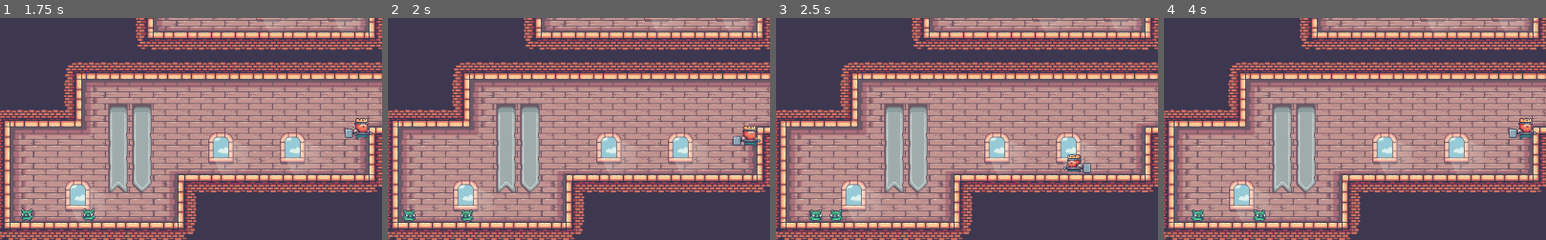
Above: before the commit, frames 1-4 (left to right).
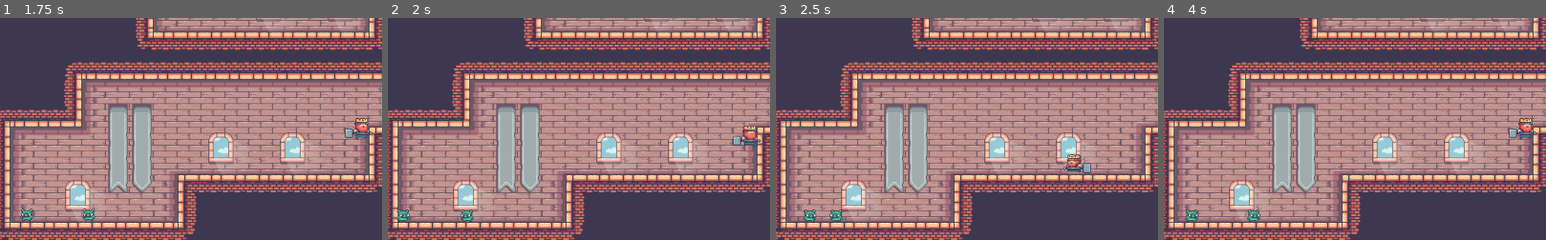
Above: after the commit, the same moments.

Repository: willyjinx96/Juego_281
Game: Godot game, scene res://Pruebas/Main_level.tscn
Same seed, same stepped clock (60 frames per second), same inputs: the game is played once before the commit and once after it. The project has no main scene, so this scene is started directly.
Inputs:
- Up to frame 1 (1.75 s): hold C 0.53-1.28 s; hold Right (ui_right) from 0.53 s (still down); tap Up (ui_up) at 0.77, 1.52 s; tap X at 1.35 s
- Up to frame 2 (2 s): keep holding Right (ui_right)
- Up to frame 3 (2.5 s): release Right (ui_right) at 2.03 s; hold Left (ui_left) from 2.03 s (still down); hold C from 2.03 s (still down)
- Up to frame 4 (4 s): release Left (ui_left) at 2.78 s; release C at 2.78 s; hold Right (ui_right) from 2.78 s (still down); tap X at 2.85 s; tap Up (ui_up) at 3.02, 3.77 s; hold C from 3.53 s (still down)
The pictures show only the part of the screen within x 2-52%, y 50-100%; the shares and areas given below are measured in that part.

Frame 1 is identical in both runs. In frame 2, 0.2% of the frame differs, in the area x 2-8%, y 86-92%; in frame 3, 0.2%; in frame 4, 0.5%, in the area x 5-27%, y 86-92%.

Commit message:
Se mejoro el impacto del daño que hacer hacia el jugador

Diff:
--- a/Enemigos/cerdo/CerdoEnemigo.gd
+++ b/Enemigos/cerdo/CerdoEnemigo.gd
@@ -74,6 +74,7 @@
 		elif nombreObjetoFrente==nombreJugador and $duracionAtaque.is_stopped():
 			cambiarTransicion_a(ATACAR)
 			estaAtacando=true
+
 			$duracionAtaque.start(1)
 			$caminar.stop()
 			$duracionParado.stop()
@@ -113,6 +114,7 @@
 func _on_duracionAtaque_timeout():
 	cambiarTransicion_a(PARADO)
 	estaAtacando=false
+	$hitbox/CollisionShape2D.disabled=true
 	$duracionAtaque.stop()
 	$duracionParado.start(rand_range(3,5))
 
@@ -120,7 +122,6 @@
 func _on_caminar_timeout():
 	cambiarTransicion_a(PARADO)
 	$caminar.stop()
-
 	$duracionParado.start(rand_range(5,8))
 
 
@@ -132,11 +133,16 @@
 
 func golpeandoJugador():
 	var numFrame=$AnimatedSprite.frame
-	if (numFrame==2 or numFrame==3) and estaAtacando:
+	var intervaloAtaque=(numFrame==2 or numFrame==3) and estaAtacando
+
+	if intervaloAtaque:
 		print("atacado")
+
 		numGolpes+=1
 		print(numGolpes)
 		estaAtacando=false
+		$hitbox/CollisionShape2D.disabled=false
+
 
 var numGolpes=0
 
@@ -144,5 +150,10 @@
 
 
 func _on_hitbox_body_exited(body):
-	estaAtacando=false
+	#estaAtacando=false
+	$hitbox/CollisionShape2D.disabled=true
 	emit_signal("darGolpe")
+
+
+func _on_hitbox_body_entered(body):
+	print(body.name)
--- a/Enemigos/cerdo/CerdoEnemigo.tscn
+++ b/Enemigos/cerdo/CerdoEnemigo.tscn
@@ -111,7 +111,7 @@
 "speed": 10.0
 }, {
 "frames": [ SubResource( 18 ), SubResource( 19 ), SubResource( 20 ), SubResource( 21 ), SubResource( 22 ) ],
-"loop": true,
+"loop": false,
 "name": "atacar",
 "speed": 5.0
 }, {
@@ -136,7 +136,7 @@
 [node name="AnimatedSprite" type="AnimatedSprite" parent="."]
 frames = SubResource( 24 )
 animation = "atacar"
-frame = 2
+frame = 4
 playing = true
 
 [node name="CollisionShape2D" type="CollisionShape2D" parent="."]
@@ -148,6 +148,7 @@
 rotation = 1.5708
 scale = Vector2( 1, 0.3 )
 enabled = true
+cast_to = Vector2( 0, 35 )
 
 [node name="detectarPiso" type="RayCast2D" parent="detectarFrente"]
 position = Vector2( -0.000335217, 49.9995 )
@@ -167,10 +168,13 @@
 "enemigos",
 ]]
 position = Vector2( -9, 0 )
+collision_layer = 2
 
 [node name="CollisionShape2D" type="CollisionShape2D" parent="hitbox"]
 shape = SubResource( 26 )
+disabled = true
 [connection signal="timeout" from="caminar" to="." method="_on_caminar_timeout"]
 [connection signal="timeout" from="duracionAtaque" to="." method="_on_duracionAtaque_timeout"]
 [connection signal="timeout" from="duracionParado" to="." method="_on_duracionParado_timeout"]
+[connection signal="body_entered" from="hitbox" to="." method="_on_hitbox_body_entered"]
 [connection signal="body_exited" from="hitbox" to="." method="_on_hitbox_body_exited"]
